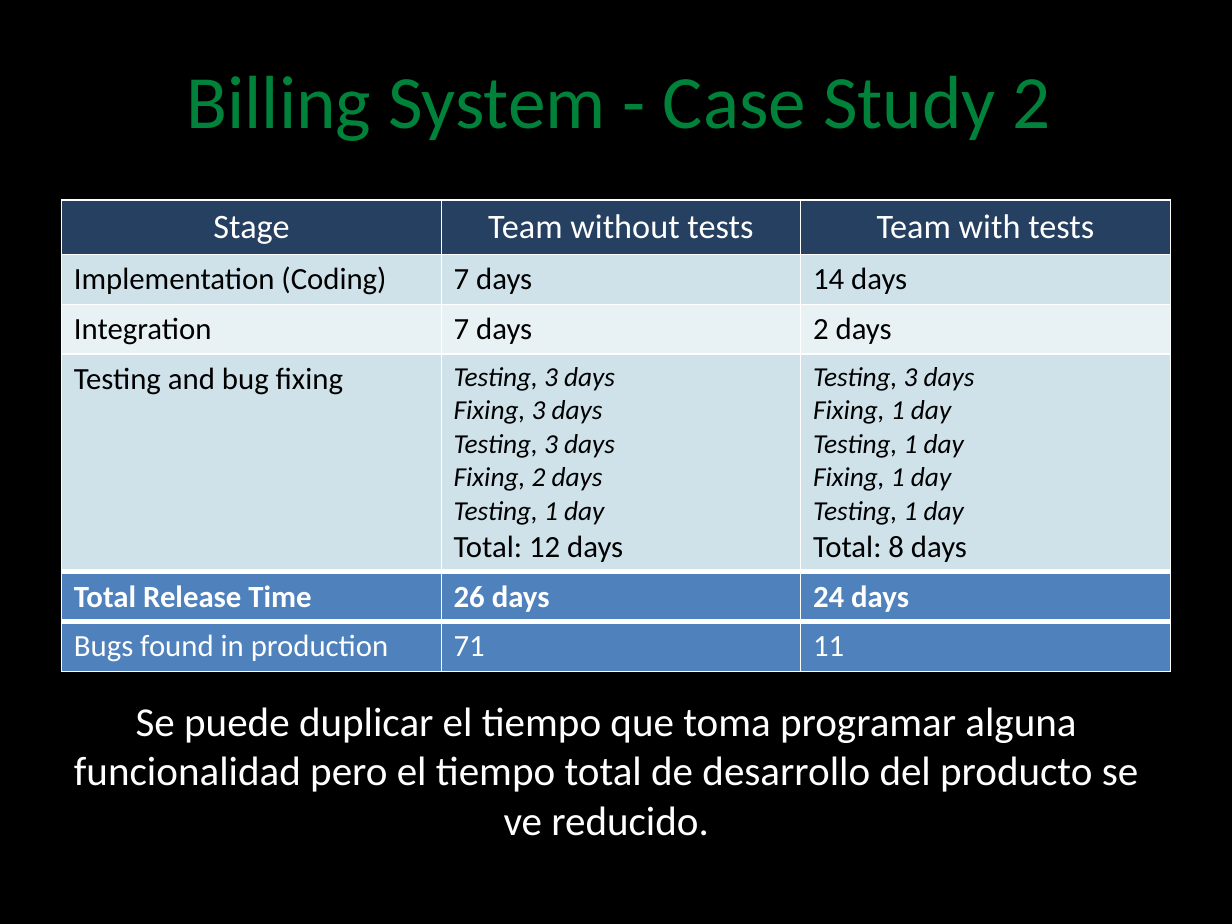
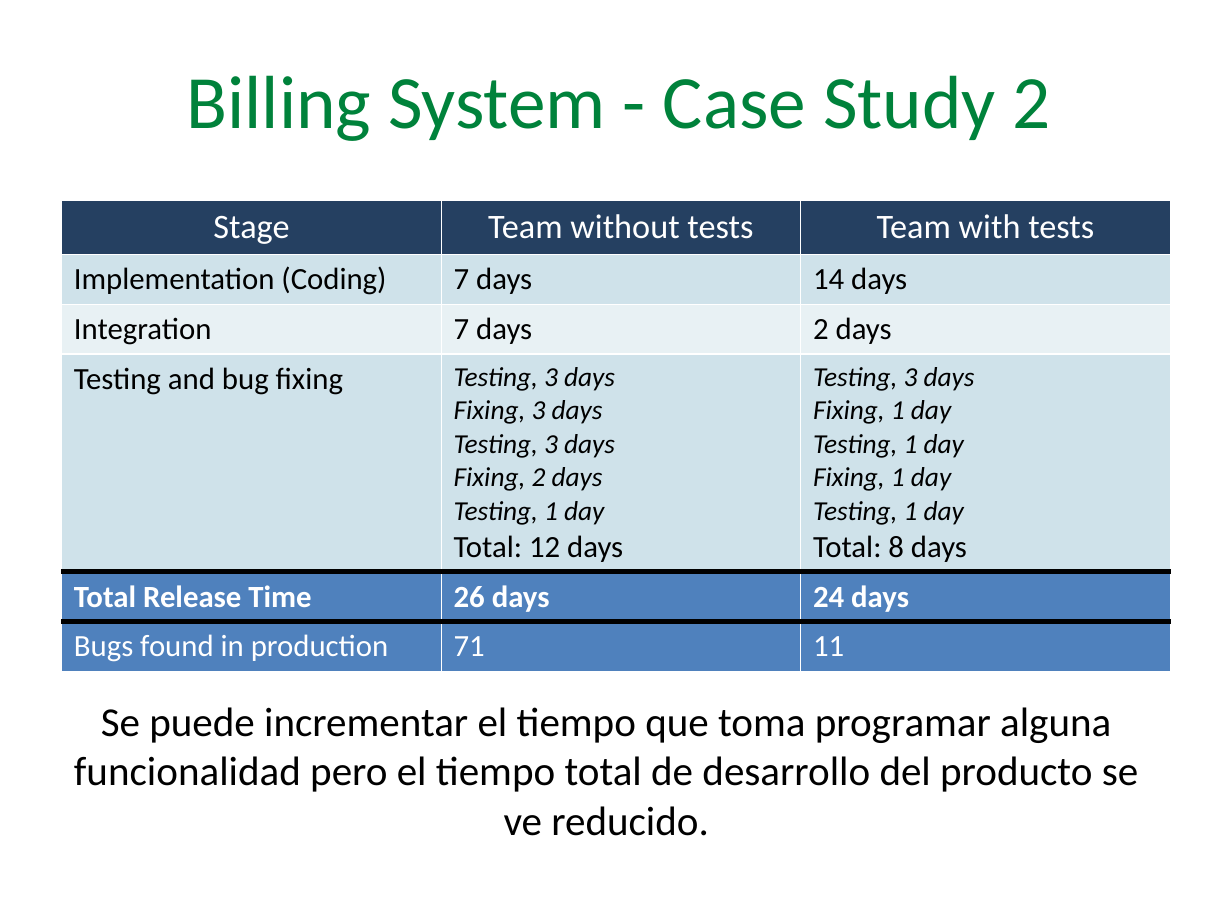
Before and after one commit to angelnunezsalazar/Test-Driven-Development, a slide deck: slide 17 of Diapositivas/Test Driven Development.pptx. Drawn at 1232x924 pixels with LibreOffice and Linux fonts; fonts in the diff are those of the drawing; background and template pictures are left out. Boxes give left, top, right and bottom in pixels: in the first picture for what was removed or moved away, otherwise in the second. Text is boxed around its words. In the diff, an @@ line names an element or a change of style, - is before the commit and + after.

```diff
--- a/Diapositivas/Test Driven Development.pptx
+++ b/Diapositivas/Test Driven Development.pptx
@@ background picture (left out) to #FFFFFF @@
@@ table at bbox=[62, 200, 1170, 667] @@
@@ borders changed @@
@@ text at bbox=[74, 707, 1138, 836]: text changed; text colour #FFFFFF to #000000 @@
-Se puede duplicar el tiempo que toma programar alguna funcionalidad pero el tiempo total de desarrollo del producto se ve reducido.
+Se puede incrementar el tiempo que toma programar alguna funcionalidad pero el tiempo total de desarrollo del producto se ve reducido.
```
Also in this commit, not shown: 56 other slides changed, 1 other file.
